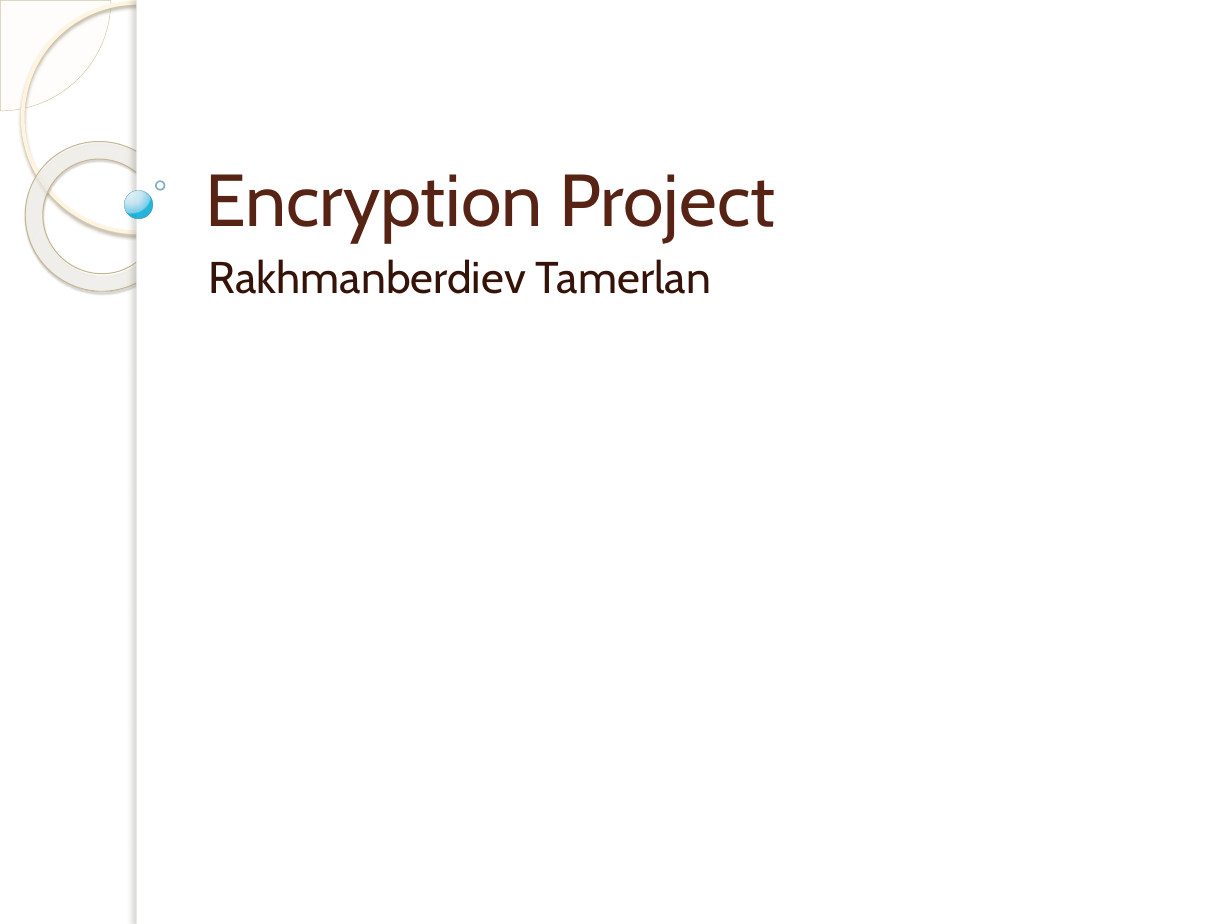
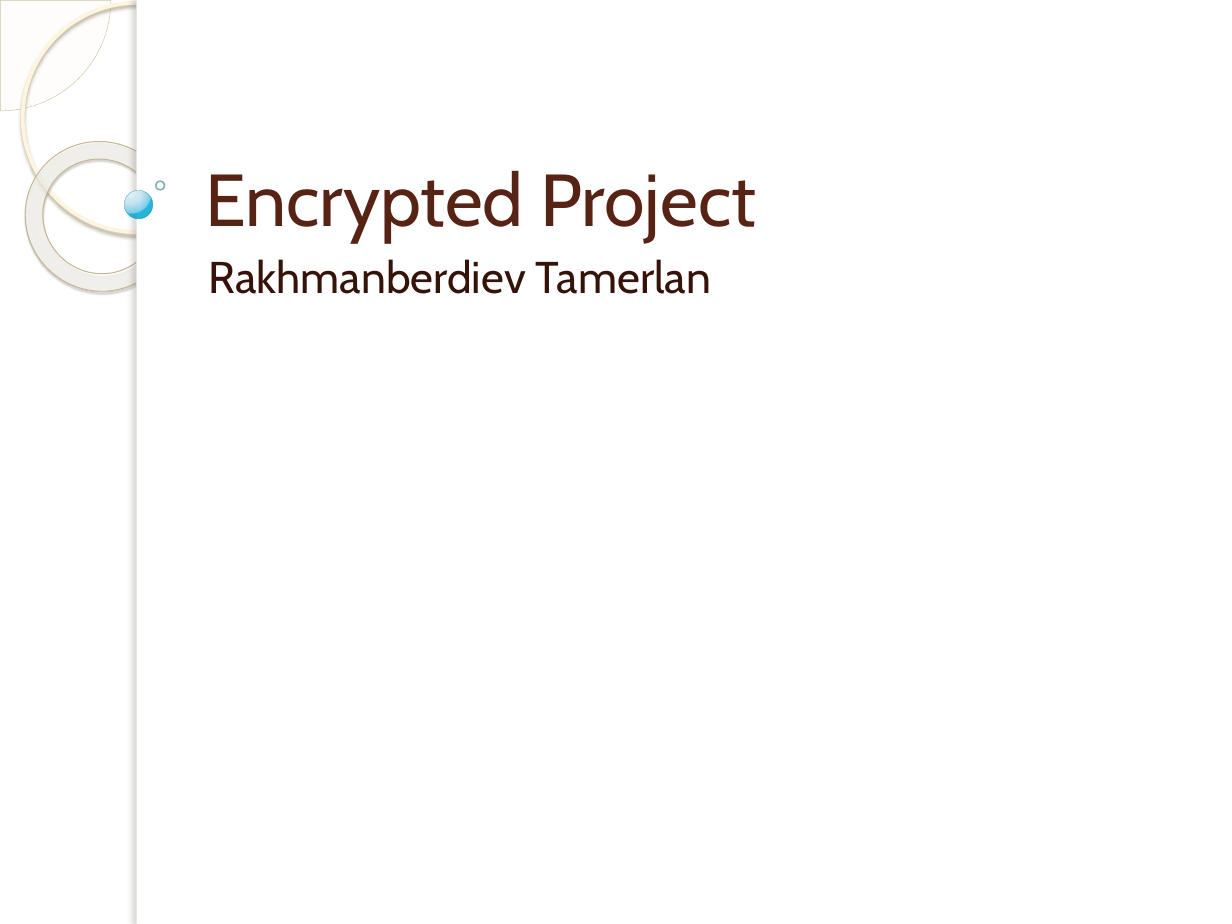
Before and after one commit to Tumbler-3/Encrypted, a slide deck: slide 1 of presentation.pptx. Drawn at 1232x924 pixels with LibreOffice and Linux fonts; fonts in the diff are those of the drawing; background and template pictures are left out. Boxes give left, top, right and bottom in pixels: in the first picture for what was removed or moved away, otherwise in the second. Text is boxed around its words. In the diff, an @@ line names an element or a change of style, - is before the commit and + after.

Commit message:
update

```diff
--- a/presentation.pptx
+++ b/presentation.pptx
@@ title at box(205, 170, 756, 242): text changed @@
-Encryption Project
+Encrypted Project
```
Also in this commit, not shown: 1 slide added.
